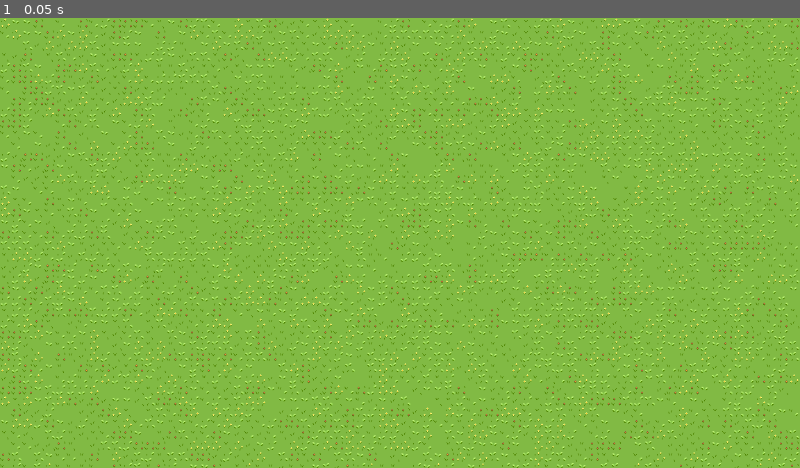
Above: before the commit, frame 1.
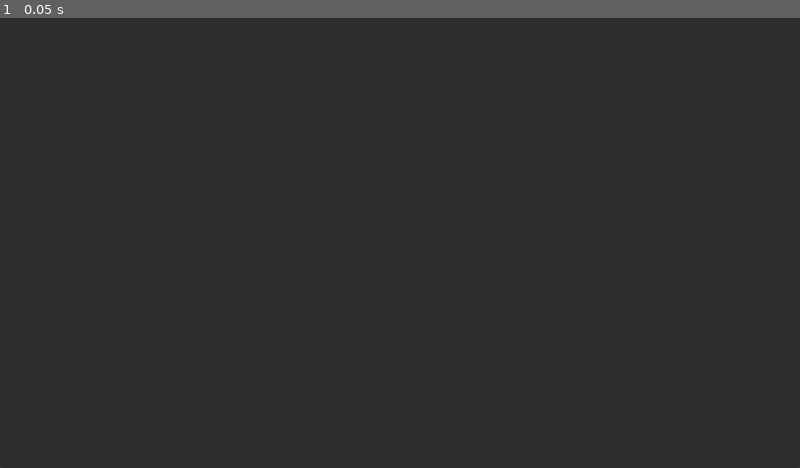
Above: after the commit, the same moment.

Repository: 9er-tom/gemjem-ludem-55
Game: Godot game, scene res://scenes/main.tscn
The game is run twice, just before and just after one commit, with the same random seed, the same clock (stepped at 60 frames per second) and the same inputs.
Inputs:
- Up to frame 1 (0.05 s): no input

The runs differ from the first frame. In frame 1, 100% of the frame differs, in the area x 0-100%, y 0-100%.

Commit message:
i can draw now

Diff:
--- a/jem-2d/scenes/main.tscn
+++ b/jem-2d/scenes/main.tscn
@@ -1,7 +1,38 @@
-[gd_scene load_steps=2 format=3 uid="uid://m8o0rqk2ru0u"]
+[gd_scene load_steps=5 format=3 uid="uid://m8o0rqk2ru0u"]
 
-[ext_resource type="PackedScene" uid="uid://wvj05l8teigh" path="res://scenes/tile_map.tscn" id="1_t682u"]
+[ext_resource type="Script" path="res://scripts/pop.gd" id="1_d2xkn"]
+[ext_resource type="Texture2D" uid="uid://by6nn225324ql" path="res://assets/img/popcat/pop_0.png" id="2_7mnhe"]
+[ext_resource type="SpriteFrames" uid="uid://dl8ajg3obksrr" path="res://assets/spriteframes/popcat.tres" id="2_oqfxq"]
+[ext_resource type="Script" path="res://scripts/drawable.gd" id="4_6begs"]
 
 [node name="main" type="Node"]
 
-[node name="TileMap" parent="." instance=ExtResource("1_t682u")]
+[node name="Node2D" type="Node2D" parent="."]
+visible = false
+script = ExtResource("1_d2xkn")
+
+[node name="AnimatedSprite2D" type="AnimatedSprite2D" parent="Node2D"]
+visible = false
+position = Vector2(555, 316)
+scale = Vector2(0.54, 0.54)
+sprite_frames = ExtResource("2_oqfxq")
+autoplay = "default"
+frame = 1
+frame_progress = 0.310148
+
+[node name="Sprite2D" type="Sprite2D" parent="Node2D"]
+position = Vector2(594, 315)
+scale = Vector2(0.531875, 0.531875)
+texture = ExtResource("2_7mnhe")
+
+[node name="Test" type="TextEdit" parent="Node2D"]
+offset_right = 8.0
+offset_bottom = 8.0
+
+[node name="Drawer" type="Node" parent="."]
+
+[node name="Panel" type="Panel" parent="Drawer"]
+anchors_preset = -1
+anchor_right = 1.0
+anchor_bottom = 1.0
+script = ExtResource("4_6begs")
--- /dev/null
+++ b/jem-2d/scripts/drawable.gd
@@ -0,0 +1,45 @@
+extends Panel
+
+var lines : Array = [[]]
+#
+
+func _draw():
+	for line in lines:
+		if line.size() == 1:
+			draw_circle(line[0], 3, Color.RED)
+		if line.size() > 1:
+			draw_polyline(line, Color.RED, 4, true)
+	pass
+
+
+func _process(_delta):
+	if (Input.is_mouse_button_pressed(MOUSE_BUTTON_LEFT)):
+		var mousePosition = get_viewport().get_mouse_position()
+
+		if lines[-1].size() == 0 || lines[-1][-1] != mousePosition:
+			lines[-1].append(mousePosition)
+			queue_redraw()
+
+	else:
+		if lines[-1].size() != 0:
+			lines.append([])
+
+
+	if Input.is_action_just_pressed('ui_select'):
+		print("iousdfgscdjfgvsdfhgf")
+		save_picture()
+
+
+func save_picture():
+	# Wait until the frame has finished before getting the texture.
+	await RenderingServer.frame_post_draw
+
+	# Get the viewport image.
+	var img = get_viewport().get_texture().get_image()
+	print(img)
+	# Crop the image so we only have canvas area.
+	#var cropped_image = img.get_rect(Rect2(TL_node.global_position, IMAGE_SIZE))
+	# Flip the image on the Y-axis (it's flipped upside down by default).
+	#img.flip_y()
+
+	#print(img)
